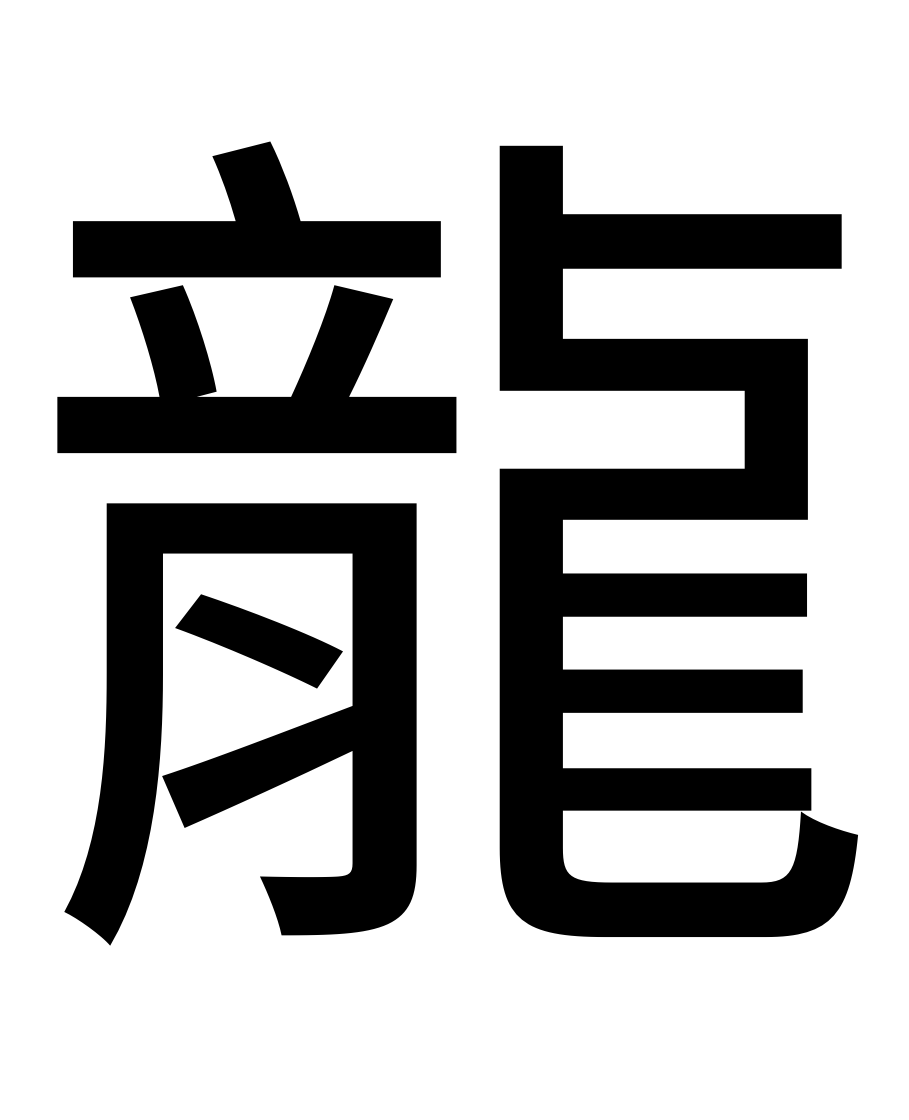
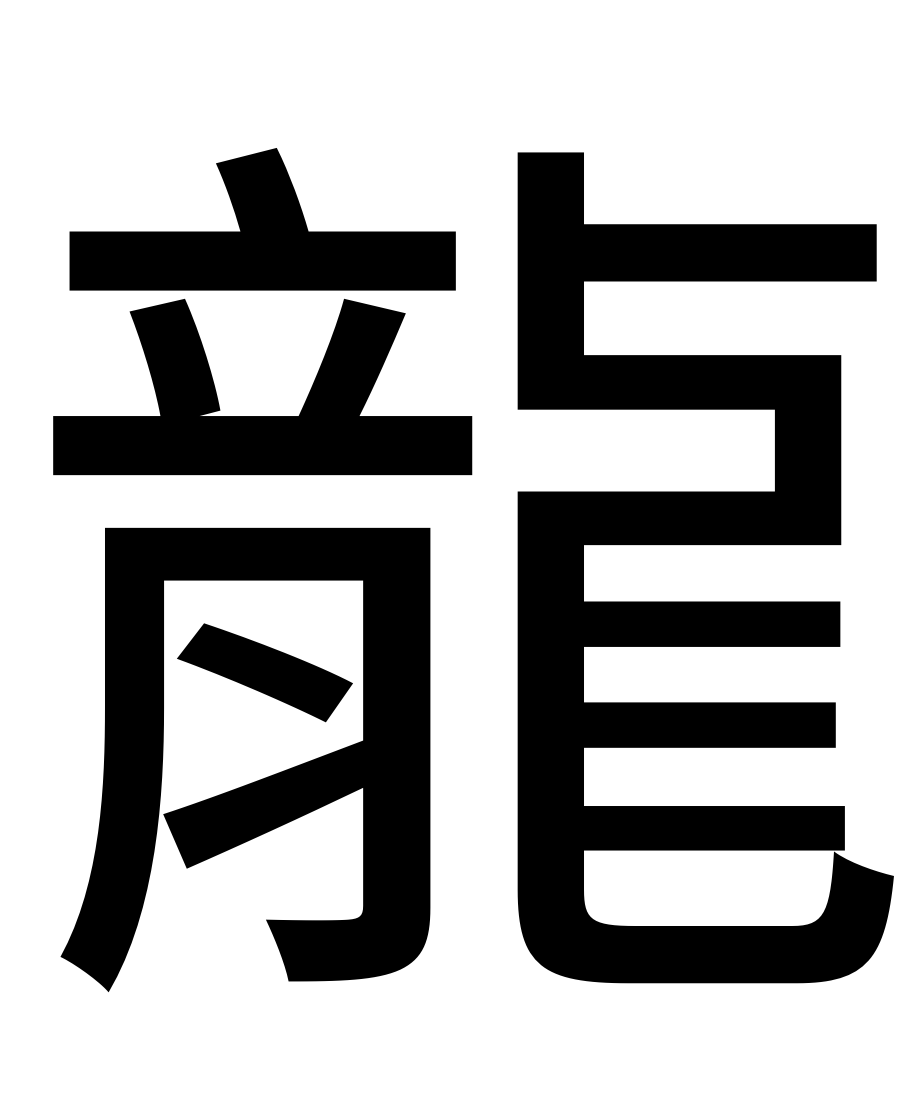
Before and after one commit to oscarsun72/PPTtoDoc_PowerPoint_xchg_Word, a slide deck: slide 2 of 字圖母片.pptm. Drawn at 909x1120 pixels with LibreOffice and Linux fonts; fonts in the diff are those of the drawing. Boxes give left, top, right and bottom in pixels: in the first picture for what was removed or moved away, otherwise in the second. Text is boxed around its words. In the diff, an @@ line names an element or a change of style, - is before the commit and + after.

```diff
--- a/字圖母片.pptm
+++ b/字圖母片.pptm
@@ text "龍" at (15, 148, 909, 992): size 400 to 420 pt @@
```
Also in this commit, not shown: 5 other files.
